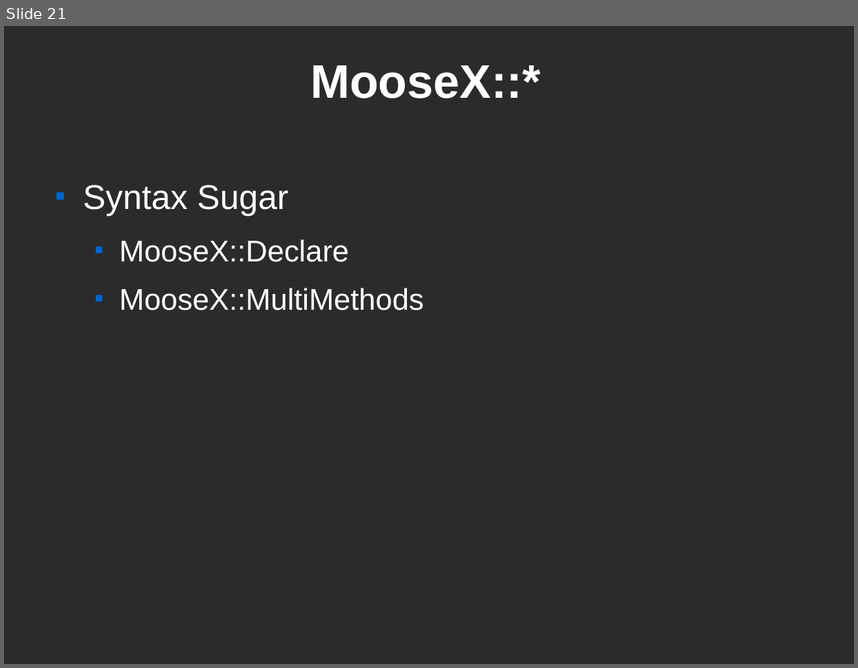
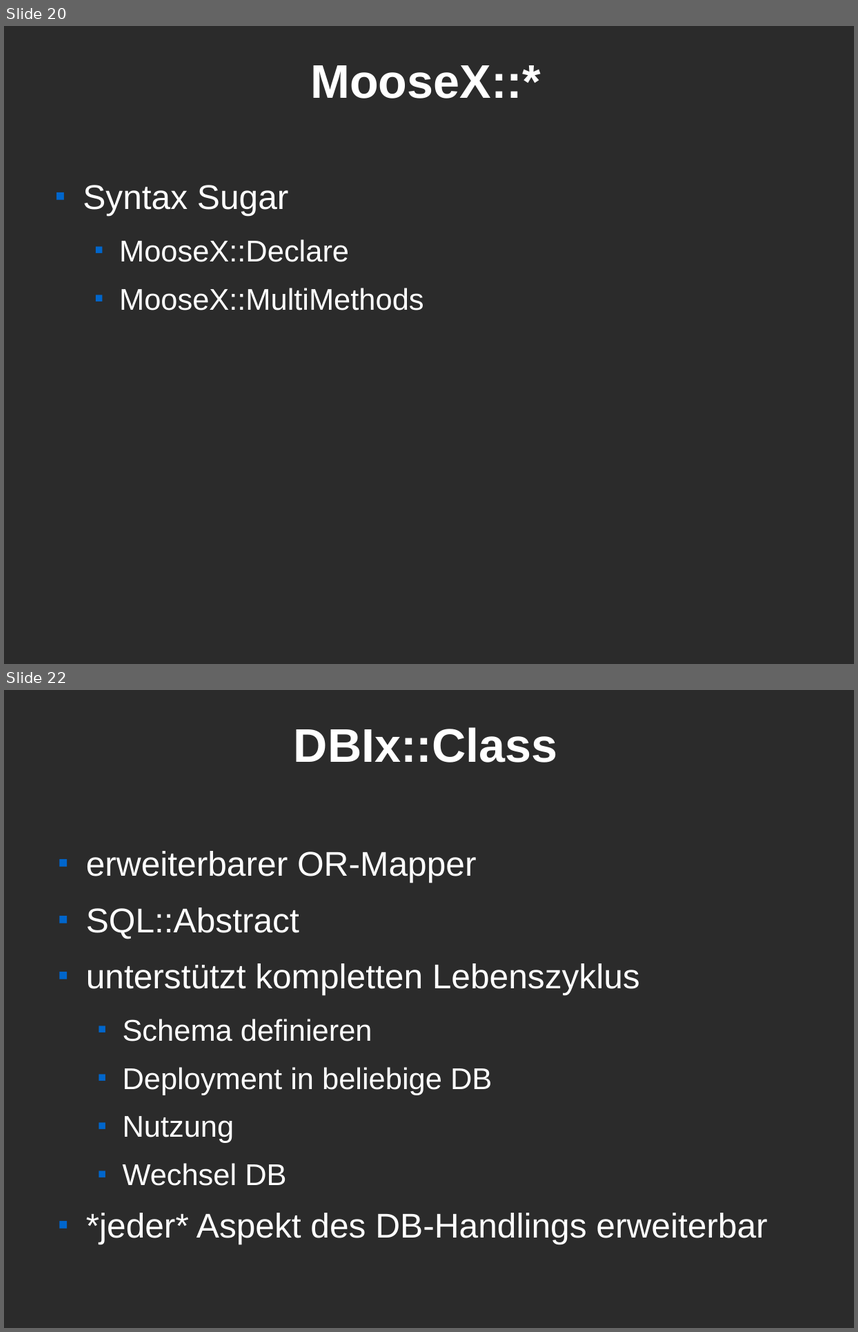
Before and after one commit to Caldrin/Vortrag_CLT, a slide deck: Modern Perl.odp. Shown one above the other, each under a label of ours: slide 21 before the commit, slides 20 and 22 after it; the slides between them are not shown. The pictures are 858x668 and 858x1332 pixels, drawn with LibreOffice and Linux fonts; fonts in the diff are those of the drawing; background and template pictures are left out; a plain dark background stands for a picture behind light text. Boxes give left, top, right and bottom in pixels: in the first picture for what was removed or moved away, otherwise in the second. Text is boxed around its words. In the diff, an @@ line names an element or a change of style, - is before the commit and + after.

```diff
--- a/Modern Perl.odp
+++ b/Modern Perl.odp
@@ slide 22 added at (4,690,854,1328), background picture (left out) @@
@@ title added at (294,727,558,762), 44 pt, text #FFFFFF, bold @@
+DBIx::Class
@@ text added at (86,851,767,1244), 32 pt, text #FFFFFF @@
+■ erweiterbarer OR-Mapper
+■ SQL::Abstract
+■ unterstützt kompletten Lebenszyklus
+  ■ Schema definieren
+  ■ Deployment in beliebige DB
+  ■ Nutzung
+  ■ Wechsel DB
+■ *jeder* Aspekt des DB-Handlings erweiterbar
@@ what was slide 21 is now slide 20 @@
```
Also in this commit, not shown: 4 slides changed, 3 other slides added, 1 slide removed, 5 other files.
